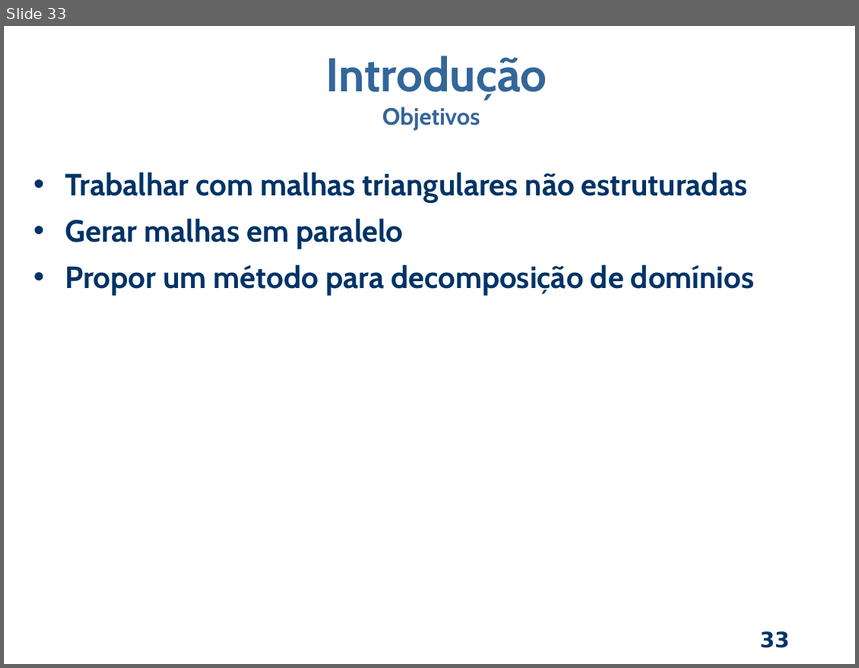
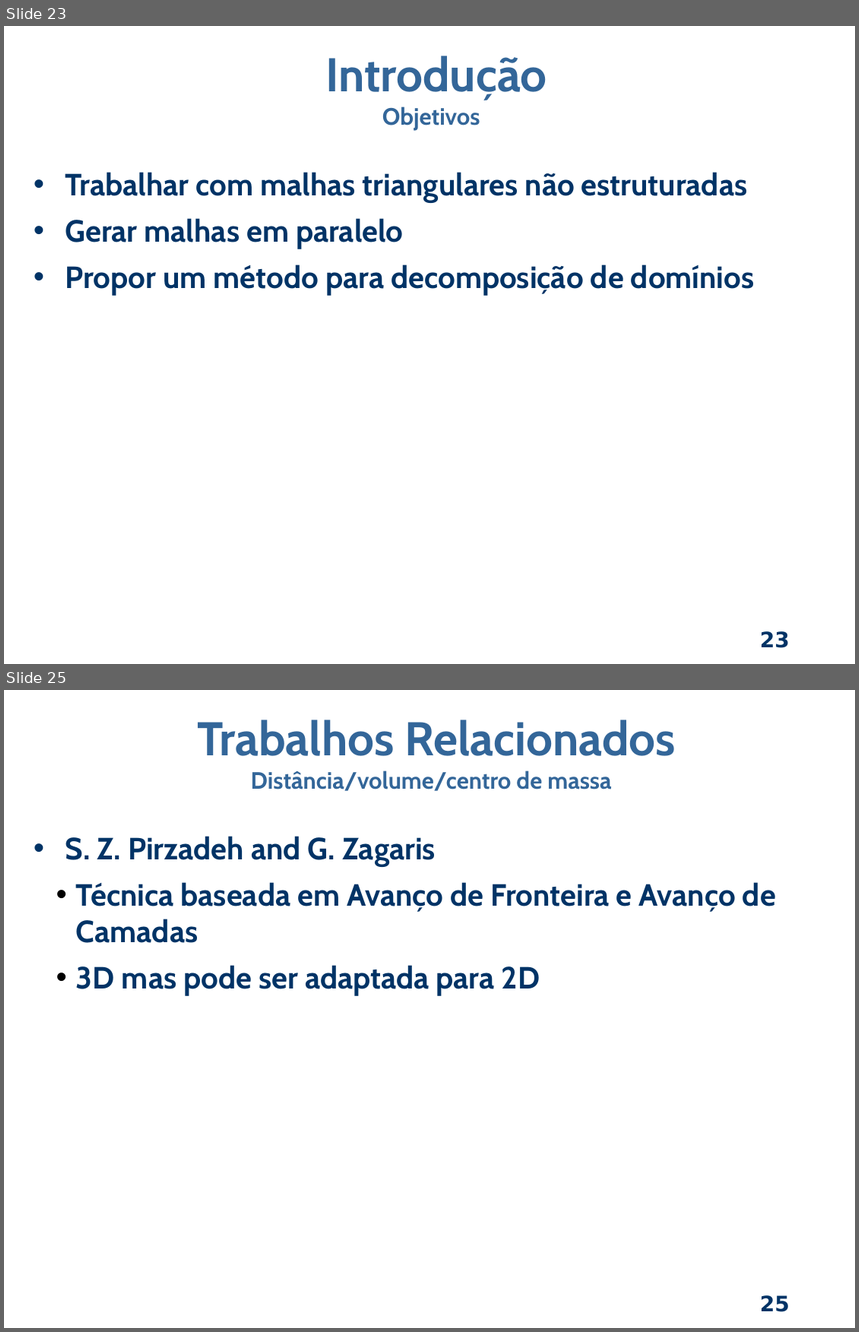
Before and after one commit to dant25/pre-proposta, a slide deck: apresentação/Apresentacao pre.odp. Shown one above the other, each under a label of ours: slide 33 before the commit, slides 23 and 25 after it; the slides between them are not shown. The pictures are 859x668 and 859x1332 pixels, drawn with LibreOffice and Linux fonts; fonts in the diff are those of the drawing; background and template pictures are left out. Boxes give left, top, right and bottom in pixels: in the first picture for what was removed or moved away, otherwise in the second. Text is boxed around its words. In the diff, an @@ line names an element or a change of style, - is before the commit and + after.

Commit message:
Separado as apresenta??es e feito os trabalhos relacionados.

```diff
--- a/apresentação/Apresentacao pre.odp
+++ b/apresentação/Apresentacao pre.odp
@@ slide 25 added at <box>4,690,855,1328</box>, background picture (left out); not listed: 1 template element that a slide beside it also shows @@
@@ text added at <box>197,720,676,791</box>, 20 pt, text #336699, bold @@
+Trabalhos Relacionados
+Distância/volume/centro de massa
@@ text added at <box>66,836,776,996</box>, 26 pt, text #003366, bold @@
+• S. Z. Pirzadeh and G. Zagaris
+  • Técnica baseada em Avanço de Fronteira e Avanço de Camadas
+  • 3D mas pode ser adaptada para 2D
@@ what was slide 33 is now slide 23 @@
@@ page number at <box>760,632,790,648</box>: text changed @@
-33
+23
```
Also in this commit, not shown: 6 slides changed, 22 other slides added, 40 slides removed, 12 other files.
